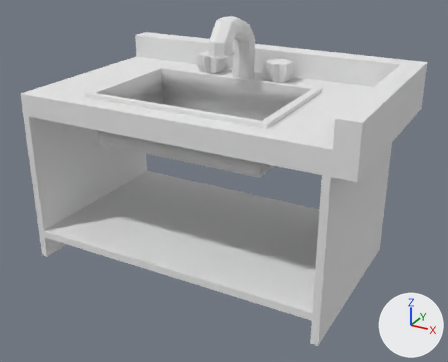
The OBJ model assets/models/KitchenCounterSink.obj: old version first, new version second.
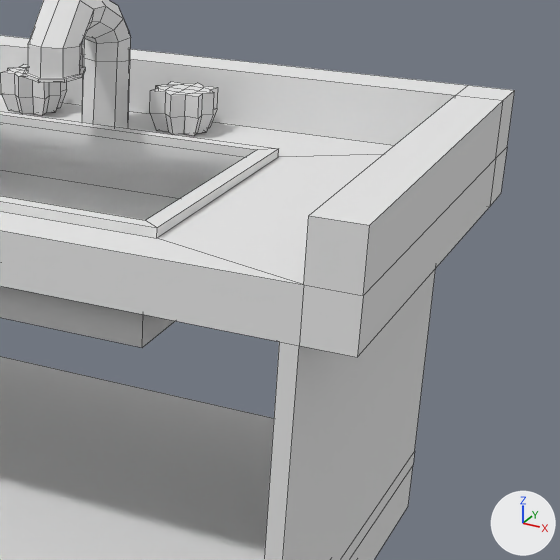
Old and new are each drawn whole from a camera (50 mm lens) standing at (1.88, -3.24, 2.17) and looking at (0.11, -0.02, 0.57) and again close up on the part from 44% to 100% of the width and 6% to 75% of the height. The axes (+X, +Y, +Z) are drawn at lower right. The lights are the same throughout. The last two pictures show the newer version. The close-ups show mesh edges as thin lines. Where no turn or scale is listed for an object, it has been applied to the vertices. Vertices at exactly the same position are counted once.

Script lines for the objects in view, before the commit:
```python
me_countersink = bpy.data.meshes.new('CounterSink')
me_countersink.from_pydata(...)  # 317 vertices, 309 faces; spans x -0.99..1.14, y -0.6..0.73, z 0.0..1.56
me_countersink.materials.append(mat_material_002)  # white #e7e7e7
ob_countersink = bpy.data.objects.new('CounterSink', me_countersink)
ob_countersink.location = (0.0, 0.0, 0.0)
```
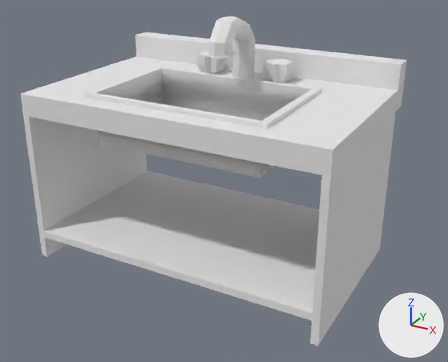
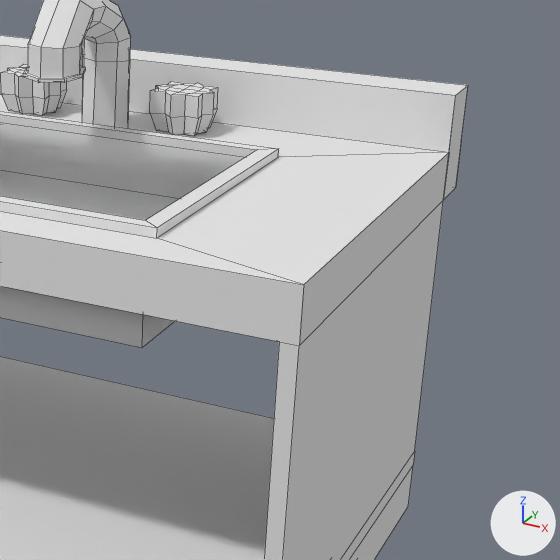
The newer file is also turned or shifted as a whole; pictures and numbers use the older file's frame.

Where the change shows, as pixel boxes (x1, y1, x2, y2) in the close-ups (560 x 560 px):
'CounterSink', reshaped: before (0, 0, 515, 560); after (0, 0, 468, 560)
part 1 of me_countersink, cut back: before (299, 85, 515, 357); after (299, 86, 468, 345)

The change in detail:
me_countersink is used by ob_countersink; location (0.0, 0.0, 0.0).
me_countersink had 317 vertices, 309 faces and spanned x -0.99..1.14, y -0.6..0.73, z 0.0..1.56.
me_countersink now has 307 vertices, 298 faces and spans x -0.99..1.01, y -0.6..0.73, z 0.0..1.56.
Part 1, on me_countersink:
10 vertices are removed from x 1.01..1.14, y -0.6..0.73, z 1.0..1.3.
13 faces are deleted.
2 new faces join them.
